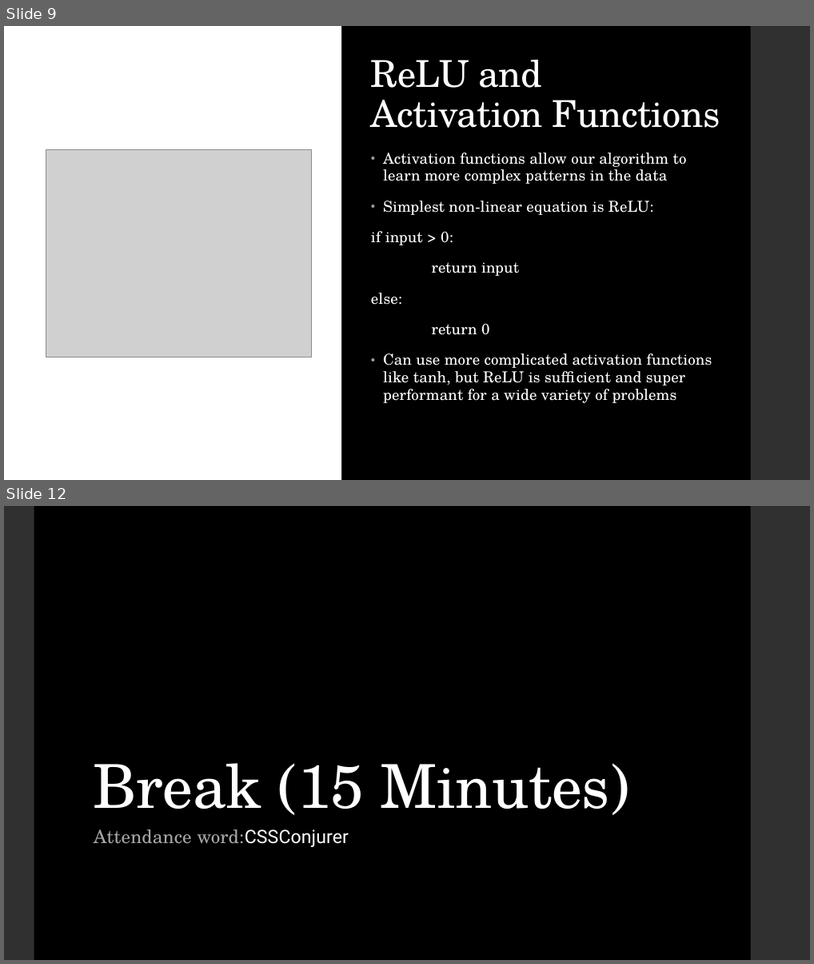
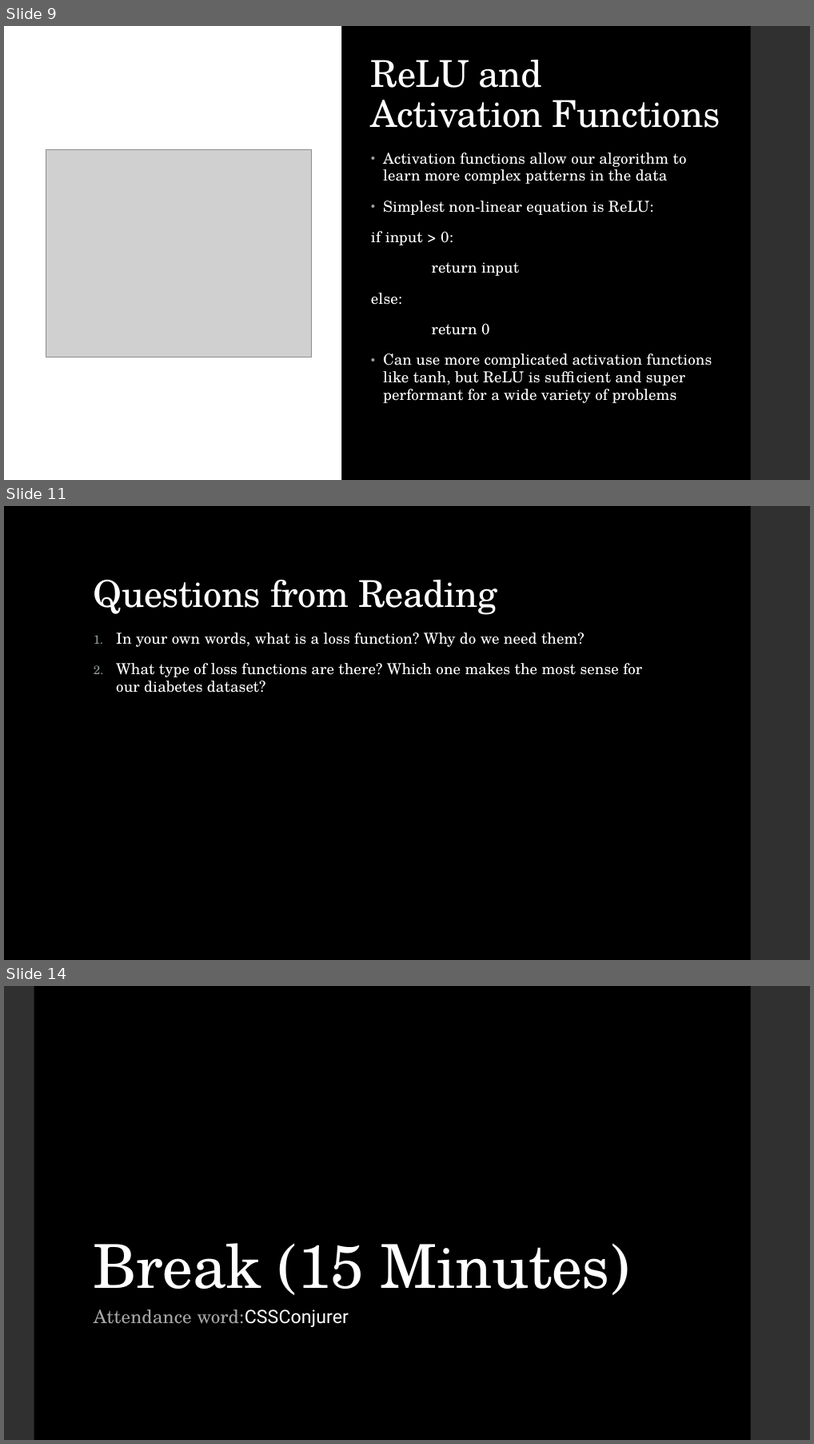
Before and after one commit to LaunchCoderGirlSTL/Data-Science-Assignments, a slide deck: course_material/week_18/week_18_presentation.pptx. Shown one above the other, each under a label of ours: slides 9 and 12 before the commit, slides 9, 11 and 14 after it; the slides between them are not shown. The pictures are 814x964 and 814x1444 pixels, drawn with LibreOffice and Linux fonts; fonts in the diff are those of the drawing; grey boxes stand for pictures. Boxes give left, top, right and bottom in pixels: in the first picture for what was removed or moved away, otherwise in the second. Text is boxed around its words. In the diff, an @@ line names an element or a change of style, - is before the commit and + after.

```diff
--- a/course_material/week_18/week_18_presentation.pptx
+++ b/course_material/week_18/week_18_presentation.pptx
@@ slide 11 added at [4,506,810,960], background #000000; not listed: 1 template element that a slide beside it also shows @@
@@ title added at [94,580,498,615], 44 pt, text #FFFFFF @@
+Questions from Reading
@@ text added at [116,632,642,692], 18 pt, text #FFFFFF @@
+1. In your own words, what is a loss function? Why do we need them?
+2. What type of loss functions are there? Which one makes the most sense for our diabetes dataset?
@@ what was slide 12 is now slide 14 @@
```
Also in this commit, not shown: 3 slides changed, 1 other slide added, 2 other files.
